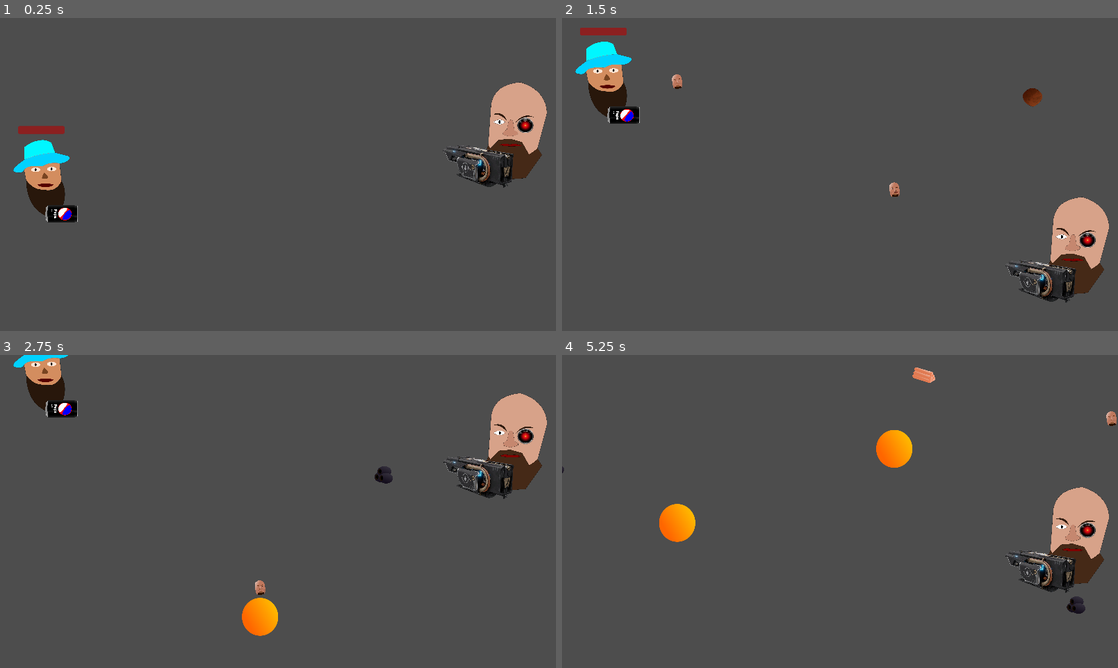
Above: before the commit, frames 1-4 (two rows, left to right).
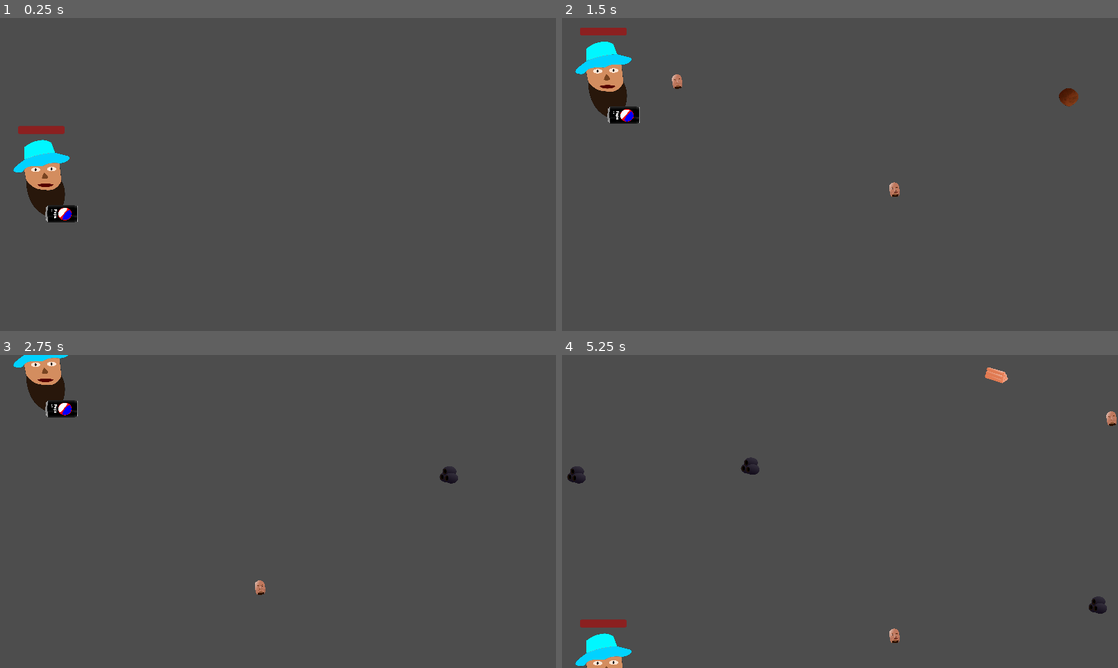
Above: after the commit, the same moments.

Repository: Seakorv/SmokeCheesesOfPapaTrouga
Game: Godot game, scene res://Scenes/kivikyläland.tscn
Two runs of this game, one before a commit and one after it. Both use one fixed random seed, a clock stepped at 60 frames per second and the inputs below. This scene is started directly instead of the project's main scene.
Inputs:
- Up to frame 1 (0.25 s): no input
- Up to frame 2 (1.5 s): hold W (move_up) 0.53-1.28 s; tap Space (shoot_pepemake) at 0.6, 1.35 s; hold S (move_down) from 1.28 s (still down)
- Up to frame 3 (2.75 s): release S (move_down) at 2.03 s; hold W (move_up) from 2.03 s (still down); tap Space (shoot_pepemake) at 2.1 s
- Up to frame 4 (5.25 s): tap Space (shoot_pepemake) every 0.75 s from 2.85 to 5.1 s; release W (move_up) at 3.53 s; hold S (move_down) from 3.53 s (still down)

The runs differ from the first frame. In frame 1, 3.2% of the frame differs, in the area x 79-99%, y 20-55%; in frame 2, 3.5%; in frame 3, 4.0%; in frame 4, 6.3%, in the area x 0-99%, y 4-100%.

Commit message:
Added Rixa's spawn after first wave of foods

Diff:
--- a/Scenes/kivikyläland.tscn
+++ b/Scenes/kivikyläland.tscn
@@ -15,6 +15,7 @@
 rotation = -0.000465051
 script = ExtResource("1_f8oof")
 foodScenes = Array[PackedScene]([ExtResource("2_va0ts"), ExtResource("3_rwdky"), ExtResource("4_4j3as"), ExtResource("5_ixm6y"), ExtResource("6_rbx6j"), ExtResource("7_cb03f"), ExtResource("8_biju8")])
+bossScenes = Array[PackedScene]([ExtResource("10_lyykh"), null, null, null])
 
 [node name="FoodSpawnTimerOne" type="Timer" parent="."]
 autostart = true
@@ -29,7 +30,7 @@
 
 [node name="FoodContainer" type="Node2D" parent="."]
 
-[node name="RixAI" parent="." instance=ExtResource("10_lyykh")]
+[node name="BossContainer" type="Node2D" parent="."]
 
 [connection signal="timeout" from="FoodSpawnTimerOne" to="." method="_on_food_spawn_timer_one_timeout"]
 [connection signal="timeout" from="FoodSpawnTimerOne" to="." method="_on_bad_food_spawn_timer_timeout"]
--- a/Scripts/kivikyläland.gd
+++ b/Scripts/kivikyläland.gd
@@ -1,11 +1,13 @@
 extends Node2D
 
 @export var foodScenes: Array[PackedScene] = []
+@export var bossScenes: Array[PackedScene] = []
 
 @onready var player_spawn = $SpawnPosition
 @onready var pepe_make_ase = $PepeMakeAse
 @onready var timer1 = $FoodSpawnTimerOne
 @onready var food_container = $FoodContainer
+@onready var boss_container = $BossContainer
 
 var how_many_food = 0
 var player = null
@@ -36,17 +38,22 @@
 	how_many_food += 1
 	var which_food = choose_not_so_randomly_from_seven(30, 10, 30, 15, 8, 6, 1)
 	var food = foodScenes[which_food].instantiate()
-	food.speed_multiplier = 1.5
+	food.speed_multiplier = 1
 	food.global_position = Vector2(2000, randf_range(50, 1030))
 	food_container.add_child(food)
-	if how_many_food == 10:
+	if how_many_food == 20:
 		$FoodSpawnTimerOne.stop()
+		spawn_boss(0)
 		how_many_food = 0
+
+
+func spawn_boss(boss_index):
+	var boss = bossScenes[boss_index].instantiate()
+	boss_container.add_child(boss)
 
 
 ## Giving an int from zero to six, which food will be chosen. Give percentages in parameters. Don't exeed 100 lol
 func choose_not_so_randomly_from_seven(olives: int, jelly_onions: int, meatballs: int, wieners: int, kebab: int, mandarin: int, golden_meatball: int):
-	var chosen = 0
 	var chooser = randi_range(0, 100)
 
 	var o = olives
